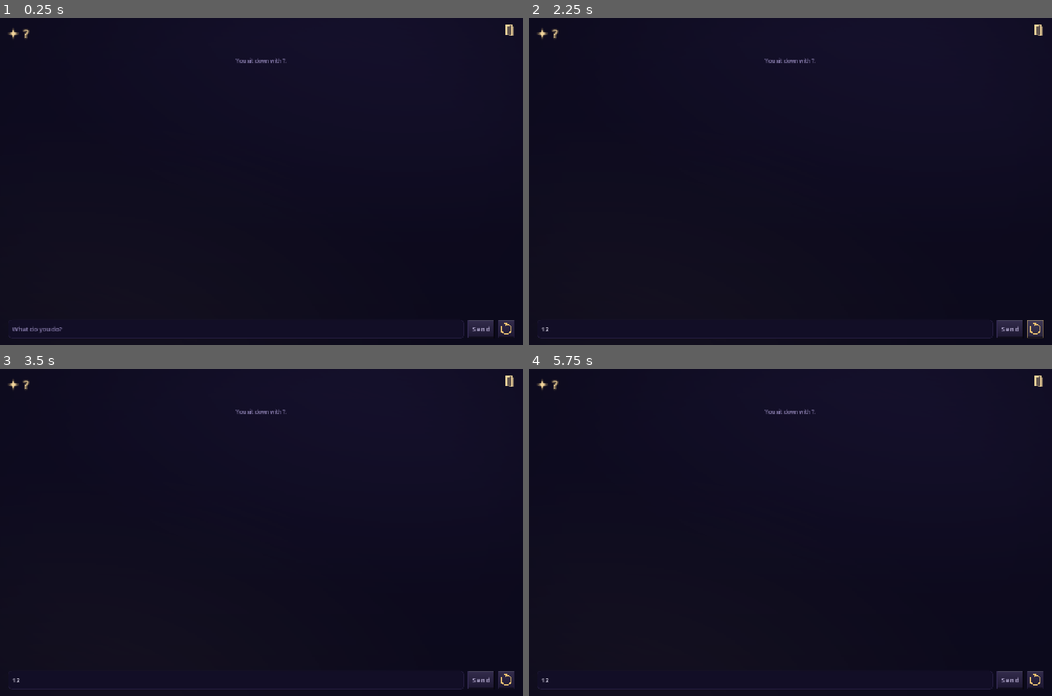
Above: before the commit, frames 1-4 (two rows, left to right).
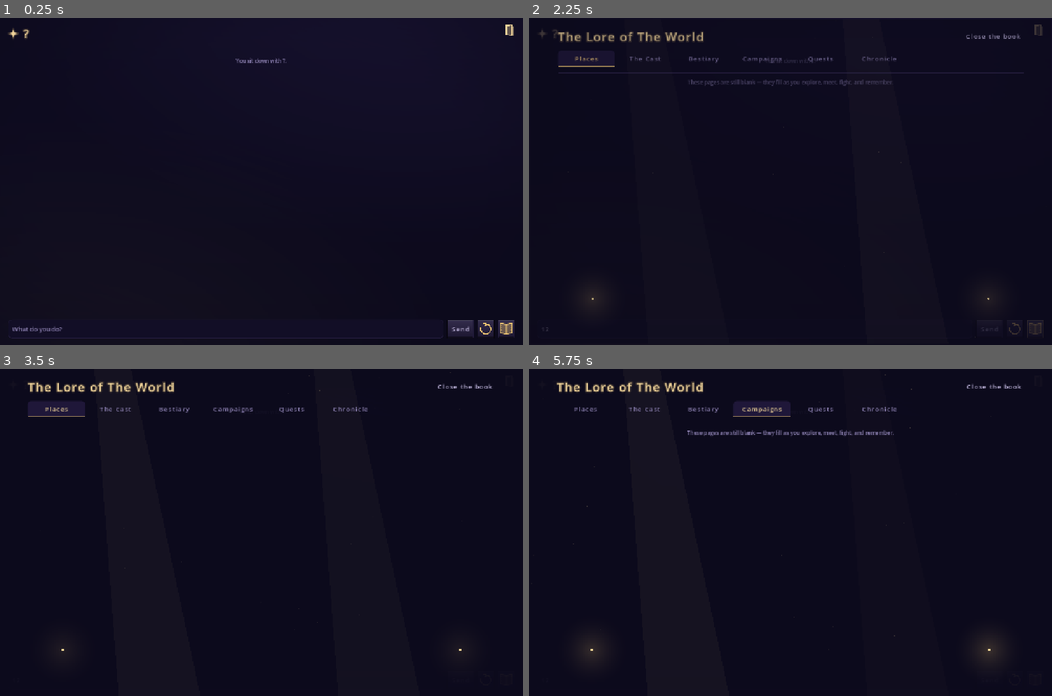
Above: after the commit, the same moments.

Repository: nc262/mythforge
Game: Godot game, scene res://scenes/game.tscn
Two runs of this game, one before a commit and one after it. Both use one fixed random seed, a clock stepped at 60 frames per second and the inputs below. This scene is started directly instead of the project's main scene. Video files are missing from this copy of the repository; at most half a second of black plays in their place.
Inputs (mouse positions are in pixels of both pictures, inside the frame that each line leads up to; where the layout moved, square brackets give the same spot in the first picture):
- Up to frame 1 (0.25 s): no input
- Up to frame 2 (2.25 s): click (764, 328) at 0.52 s; type "12" at 0.6 s; click (1015, 328) [1036, 328] at 1.25 s; click (1036, 328) at 2.02 s
- Up to frame 3 (3.5 s): click (57, 408) at 2.75 s, where only the run after the commit has a clickable "Places"
- Up to frame 4 (5.75 s): click (644, 408) at 3.5 s, where only the run after the commit has a clickable "The Cast"; click (701, 408) at 4.25 s, where only the run after the commit has a clickable "Bestiary"; click (764, 408) at 5 s, where only the run after the commit has a clickable "Campaigns"

The runs differ from the first frame. In frame 1, 0.3% of the frame differs, in the area x 84-98%, y 92-98%; in frame 2, 1.6%; in frame 3, 1.8%; in frame 4, 2.1%, in the area x 1-99%, y 2-98%.

Commit message:
feat(lore): M-C Living Book slice 1 — the in-play illustrated Lore Book (Issue 3)
A full-screen encyclopedia that writes itself, aggregated from what the game
already knows — no new data model, a view over existing state:
- Places (world locations, art on demand), The Cast (world cast + the codex
  of who you've actually met), Bestiary (creatures), Campaigns, Quests (live
  from the quests kind), Chronicle (saved chapters via snapshots).
- Category tab rail (skin-styled, gold active underline) over an env-journal
  spread; each entry is an illustrated card. Missing art is painted on demand
  through the Art queue, now skin-styled (Art.world_flavor via World Skin),
  and swapped in on art_ready. Cast/quests accrete as the extractors run, so
  the book grows during play.
- Opened from a new play-screen toolbar button (book icon).

Deferred to slice 2: Chronicles-as-book from the Hall (read-only campaign
context) + Continue fold-in; a [[lore]] discovery tag for authored accretion.

Diff:
--- a/godot/scenes/game.tscn
+++ b/godot/scenes/game.tscn
@@ -142,6 +142,11 @@
 tooltip_text = "Conjure a painting of the current scene"
 text = "🖼"
 
+[node name="Lore" type="Button" parent="Margin/Split/ChatBox/Input"]
+layout_mode = 2
+tooltip_text = "Lore Book — the world's illustrated encyclopedia"
+text = "Lore"
+
 [node name="Shop" type="Button" parent="Margin/Split/ChatBox/Input"]
 layout_mode = 2
 tooltip_text = "Trade — browse a merchant's wares"
--- /dev/null
+++ b/godot/scenes/ui/lore_book.gd
@@ -0,0 +1,246 @@
+extends Control
+## The Lore Book (Sprint M-C, Issues 1+3) — a fully illustrated encyclopedia
+## that writes itself. It aggregates what the game already knows — the world's
+## places, cast, bestiary, campaigns, the quests you've sworn, the chapters
+## you've closed — into a paginated book, and paints any missing art on demand
+## (skin-styled via the World Skin). Opened in play as the world's codex, and
+## from the Hall's Chronicles as a campaign's history.
+
+signal closed
+
+const CATS := ["Places", "The Cast", "Bestiary", "Campaigns", "Quests", "Chronicle"]
+
+var _world := {}
+var _host: VBoxContainer
+var _tabs := {}
+var _active := "Places"
+var _art_targets := {}   # art key → [TextureRect…] awaiting the paint
+var _title_l: Label
+
+
+func _ready() -> void:
+	theme = Ui.theme
+	MythEnvironment.mount(self, "env-journal", "dust", [Vector2(0.12, 0.86), Vector2(0.88, 0.86)])
+	var margin := MarginContainer.new()
+	margin.set_anchors_preset(Control.PRESET_FULL_RECT)
+	for m in ["margin_left", "margin_right"]:
+		margin.add_theme_constant_override(m, Ui.SPACE["xl"] * 2)
+	margin.add_theme_constant_override("margin_top", Ui.SPACE["l"])
+	margin.add_theme_constant_override("margin_bottom", Ui.SPACE["l"])
+	add_child(margin)
+	var col := VBoxContainer.new()
+	col.add_theme_constant_override("separation", Ui.SPACE["m"])
+	margin.add_child(col)
+	# Header: the book's title + the way out.
+	var head := HBoxContainer.new()
+	_title_l = Label.new()
+	_title_l.theme_type_variation = "TitleLabel"
+	_title_l.size_flags_horizontal = Control.SIZE_EXPAND_FILL
+	_title_l.text = "The Lore Book"
+	head.add_child(_title_l)
+	var close := Button.new()
+	close.theme_type_variation = "GhostButton"
+	close.text = "Close the book"
+	close.pressed.connect(func(): closed.emit(); queue_free())
+	head.add_child(close)
+	col.add_child(head)
+	# The category rail.
+	var rail := HBoxContainer.new()
+	rail.add_theme_constant_override("separation", Ui.SPACE["xs"])
+	for cat in CATS:
+		var b := Button.new()
+		b.text = cat
+		b.custom_minimum_size = Vector2(140, 40)
+		b.pressed.connect(_show_cat.bind(cat))
+		_tabs[cat] = b
+		rail.add_child(b)
+	col.add_child(rail)
+	var line := ColorRect.new()
+	line.color = Color(Ui.c("border"), 0.6)
+	line.custom_minimum_size = Vector2(0, 1)
+	col.add_child(line)
+	# The pages.
+	var scroll := ScrollContainer.new()
+	scroll.size_flags_vertical = Control.SIZE_EXPAND_FILL
+	scroll.horizontal_scroll_mode = ScrollContainer.SCROLL_MODE_DISABLED
+	_host = VBoxContainer.new()
+	_host.size_flags_horizontal = Control.SIZE_EXPAND_FILL
+	_host.add_theme_constant_override("separation", Ui.SPACE["m"])
+	scroll.add_child(_host)
+	col.add_child(scroll)
+	Art.art_ready.connect(_on_art)
+	await _load_world()
+	_title_l.text = "The Lore of %s" % str(_world.get("name", GameState.character.get("world_id", "the world"))).capitalize()
+	_show_cat(_active)
+
+
+func _load_world() -> void:
+	var wid := GameState.world_id()
+	for w in Rules.builtin_worlds():
+		if str(w.get("id", "")) == wid:
+			_world = w
+			return
+	var g := await Api.call_json(HTTPClient.METHOD_GET, "/api/characters/studio/state/_global")
+	var cw: Array = g.get("state", {}).get("cworlds", []) if g.get("state") is Dictionary and g["state"].get("cworlds") is Array else []
+	for w in cw:
+		if w is Dictionary and str(w.get("id", "")) == wid:
+			_world = w
+			return
+
+
+func _show_cat(cat: String) -> void:
+	_active = cat
+	for k in _tabs:
+		_style_tab(_tabs[k], k == cat)
+	for ch in _host.get_children():
+		ch.queue_free()
+	match cat:
+		"Places":
+			_places()
+		"The Cast":
+			_cast()
+		"Bestiary":
+			_bestiary()
+		"Campaigns":
+			_campaigns()
+		"Quests":
+			_quests()
+		"Chronicle":
+			await _chronicle()
+	if _host.get_child_count() == 0:
+		_host.add_child(_empty("These pages are still blank — they fill as you explore, meet, fight, and remember."))
+	Ui.reveal_children(_host, 0.03)
+
+
+func _style_tab(btn: Button, active: bool) -> void:
+	var sb := StyleBoxFlat.new()
+	sb.set_content_margin_all(Ui.SPACE["s"])
+	sb.corner_radius_top_left = Ui.RADIUS["m"]
+	sb.corner_radius_top_right = Ui.RADIUS["m"]
+	sb.bg_color = Color(Ui.c("surface2"), 0.85) if active else Color(Ui.c("surface"), 0.0)
+	if active:
+		sb.border_width_bottom = 2
+		sb.border_color = Ui.c("gold")
+	for st in ["normal", "hover", "pressed", "focus"]:
+		btn.add_theme_stylebox_override(st, sb)
+	btn.add_theme_color_override("font_color", Ui.c("gold") if active else Ui.c("ink_dim"))
+
+
+# ── Category builders ────────────────────────────────────────────────────────
+func _places() -> void:
+	var locs: Array = _world.get("locations") if _world.get("locations") is Array else Rules.world_locations(GameState.world_id())
+	for l in locs:
+		if not (l is Dictionary):
+			continue
+		var nm := str(l.get("name", "?"))
+		var key := "map-" + nm.to_lower().replace(" ", "-").validate_filename()
+		var body := str(l.get("desc", l.get("lore", l.get("blurb", ""))))
+		var kind := str(l.get("kind", ""))
+		_host.add_child(_entry(nm, (("[i]%s[/i]\n" % kind) if kind != "" else "") + body, key,
+			"top-down illustrated map vignette of %s, %s, painted, no text" % [nm, Art.world_flavor()]))
+
+
+func _cast() -> void:
+	var seen := {}
+	for c in (_world.get("cast") if _world.get("cast") is Array else []):
+		if c is Dictionary and str(c.get("name", "")) != "":
+			var nm := str(c["name"])
+			seen[nm.to_lower()] = true
+			var key := "npc-" + nm.to_lower().replace(" ", "-")
+			_host.add_child(_entry(nm, str(c.get("role", "")) + ("\n" + str(c.get("persona", "")) if str(c.get("persona", "")) != "" else ""),
+				key, "character portrait of %s, %s, %s, dramatic rim light, dark background, no text" % [nm, str(c.get("role", "a figure of this world")), Art.world_flavor()]))
+	# The cast you've actually met (codex), beyond the world's authored roster.
+	for n in (GameState.state.get("codex") if GameState.state.get("codex") is Array else []):
+		if n is Dictionary and str(n.get("name", "")) != "" and not seen.has(str(n["name"]).to_lower()):
+			var nm2 := str(n["name"])
+			var key2 := "npc-" + nm2.to_lower().replace(" ", "-")
+			_host.add_child(_entry(nm2, str(n.get("role", "")) + ("\n" + str(n.get("note", "")) if str(n.get("note", "")) != "" else ""), key2, ""))
+
+
+func _bestiary() -> void:
+	for b in (_world.get("creatures") if _world.get("creatures") is Array else []):
+		if not (b is Dictionary):
+			continue
+		var nm := str(b.get("name", "?"))
+		var slug := str(b.get("slug", nm.to_lower().replace(" ", "-")))
+		_host.add_child(_entry(nm, str(b.get("desc", b.get("art", ""))), "beast-" + slug,
+			str(b.get("art", "a %s" % nm)) + ", painted creature portrait, dark background, no text"))
+
+
+func _campaigns() -> void:
+	for st in (_world.get("stories") if _world.get("stories") is Array else Rules.world_stories(GameState.world_id())):
+		if st is Dictionary and str(st.get("title", "")) != "":
+			_host.add_child(_entry(str(st["title"]), str(st.get("premise", "")) + ("\n\n[i]" + str(st.get("hook", "")) + "[/i]" if str(st.get("hook", "")) != "" else ""), "", ""))
+
+
+func _quests() -> void:
+	for q in (GameState.state.get("quests") if GameState.state.get("quests") is Array else []):
+		if q is Dictionary and str(q.get("title", "")) != "":
+			var done := str(q.get("status", "active")) == "done"
+			_host.add_child(_entry(("✓ " if done else "◈ ") + str(q["title"]), str(q.get("desc", "")), "", ""))
+
+
+func _chronicle() -> void:
+	var r := await Api.call_json(HTTPClient.METHOD_GET, "/api/characters/studio/snapshots?character_id=" + GameState.cid().uri_encode())
+	for sn in r.get("snapshots", r.get("data", [])):
+		if sn is Dictionary:
+			_host.add_child(_entry(str(sn.get("title", "A chapter")), str(sn.get("summary", sn.get("text", ""))), "", ""))
+
+
+# ── One illustrated entry ────────────────────────────────────────────────────
+func _entry(title: String, body: String, art_key := "", ensure_prompt := "") -> Control:
+	var panel := PanelContainer.new()
+	panel.add_theme_stylebox_override("panel", Ui.sb_card())
+	var row := HBoxContainer.new()
+	row.add_theme_constant_override("separation", Ui.SPACE["m"])
+	if art_key != "":
+		var art := TextureRect.new()
+		art.custom_minimum_size = Vector2(150, 150)
+		art.expand_mode = TextureRect.EXPAND_IGNORE_SIZE
+		art.stretch_mode = TextureRect.STRETCH_KEEP_ASPECT_COVERED
+		art.clip_contents = true
+		var tex := Art.round_tex(art_key, 150) if art_key.begins_with("npc-") or art_key.begins_with("beast-") else Art.texture_for(art_key)
+		if tex != null:
+			art.texture = tex
+		elif ensure_prompt != "":
+			if not _art_targets.has(art_key):
+				_art_targets[art_key] = []
+			_art_targets[art_key].append(art)
+			Art.ensure(art_key, ensure_prompt)
+		row.add_child(art)
+	var text := VBoxContainer.new()
+	text.size_flags_horizontal = Control.SIZE_EXPAND_FILL
+	var t := Label.new()
+	t.theme_type_variation = "HeaderLabel"
+	t.text = title
+	text.add_child(t)
+	if body.strip_edges() != "":
+		var b := RichTextLabel.new()
+		b.bbcode_enabled = true
+		b.fit_content = true
+		b.size_flags_horizontal = Control.SIZE_EXPAND_FILL
+		b.add_theme_color_override("default_color", Ui.c("ink_soft"))
+		b.text = body.replace("[", "[lb]").replace("[lb]i]", "[i]").replace("[lb]/i]", "[/i]")
+		text.add_child(b)
+	row.add_child(text)
+	panel.add_child(row)
+	return panel
+
+
+func _empty(text: String) -> Label:
+	var l := Label.new()
+	l.theme_type_variation = "HintLabel"
+	l.horizontal_alignment = HORIZONTAL_ALIGNMENT_CENTER
+	l.autowrap_mode = TextServer.AUTOWRAP_WORD_SMART
+	l.text = text
+	return l
+
+
+func _on_art(key: String) -> void:
+	if not _art_targets.has(key):
+		return
+	for tr in _art_targets[key]:
+		if is_instance_valid(tr):
+			tr.texture = Art.round_tex(key, 150) if key.begins_with("npc-") or key.begins_with("beast-") else Art.texture_for(key)
+			Ui.pulse(tr)
+	_art_targets.erase(key)
--- /dev/null
+++ b/godot/scenes/ui/lore_book.tscn
@@ -0,0 +1,9 @@
+[gd_scene load_steps=2 format=3]
+
+[ext_resource type="Script" path="res://scenes/ui/lore_book.gd" id="1"]
+
+[node name="LoreBook" type="Control"]
+anchors_preset = 15
+anchor_right = 1.0
+anchor_bottom = 1.0
+script = ExtResource("1")
--- a/godot/scripts/game.gd
+++ b/godot/scripts/game.gd
@@ -58,6 +58,7 @@
 	$Margin/Split/ChatBox/Input/ShortRest.pressed.connect(func(): _rest("short"))
 	$Margin/Split/ChatBox/Input/LongRest.pressed.connect(func(): _rest("long"))
 	$Margin/Split/ChatBox/Input/Scene.pressed.connect(_conjure_scene)
+	$Margin/Split/ChatBox/Input/Lore.pressed.connect(_open_lore_book)
 	$Margin/Split/ChatBox/Input/Shop.pressed.connect(_open_shop)
 	$Margin/Split/ChatBox/Input/Bag.pressed.connect(_open_inventory)
 	$Margin/Split/ChatBox/Input/Retell.pressed.connect(_regen)
@@ -121,7 +122,7 @@
 func _iconify_toolbar() -> void:
 	var input := $Margin/Split/ChatBox/Input
 	for pair in [["Retell", "retell"], ["Bag", "pack"], ["CodexBtn", "scroll"],
-			["Dice", "die"], ["Scene", "easel"], ["Shop", "coins"],
+			["Dice", "die"], ["Scene", "easel"], ["Lore", "book"], ["Shop", "coins"],
 			["ShortRest", "moon"], ["LongRest", "tent"]]:
 		var btn: Button = input.get_node_or_null(str(pair[0]))
 		if btn == null:
@@ -2185,6 +2186,15 @@
 
 ## 🛡 The Hero's Record (docs/rituals/CharacterScreen.md): identity before
 ## statistics — a reading surface; actions live in the Pack and side sheet.
+## The Lore Book (M-C): the world's illustrated encyclopedia, grown from play.
+func _open_lore_book() -> void:
+	if _streaming:
+		return
+	var book := preload("res://scenes/ui/lore_book.tscn").instantiate()
+	add_child(book)
+	Ui.reveal(book)
+
+
 func _open_character_screen() -> void:
 	if not Mode.can("panels"):
 		return
Not shown, added: godot/scenes/ui/lore_book.gd.uid
